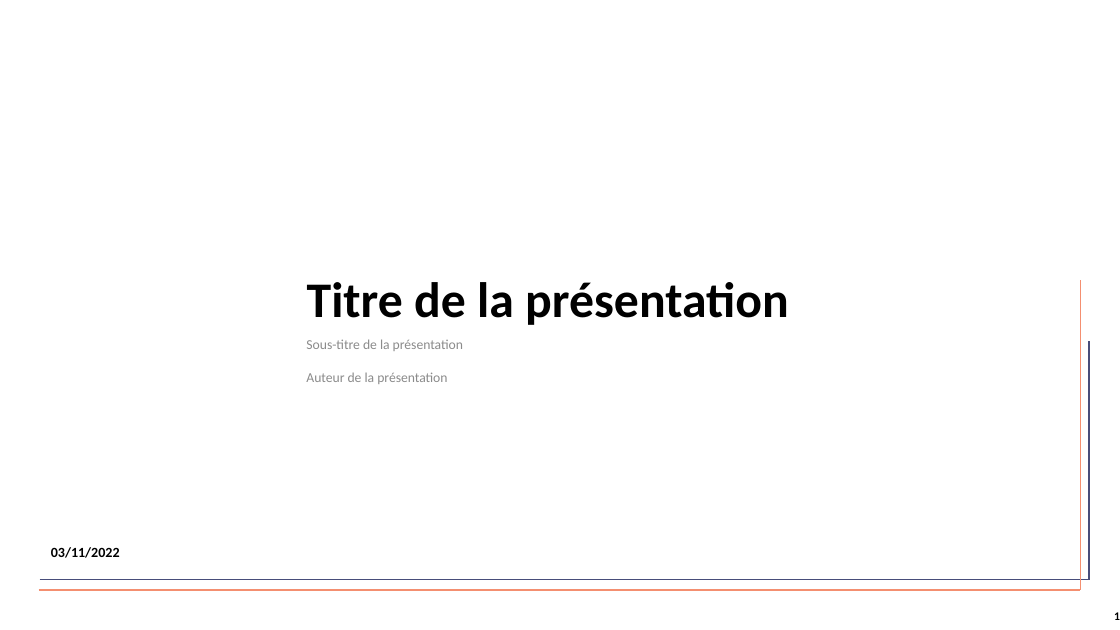
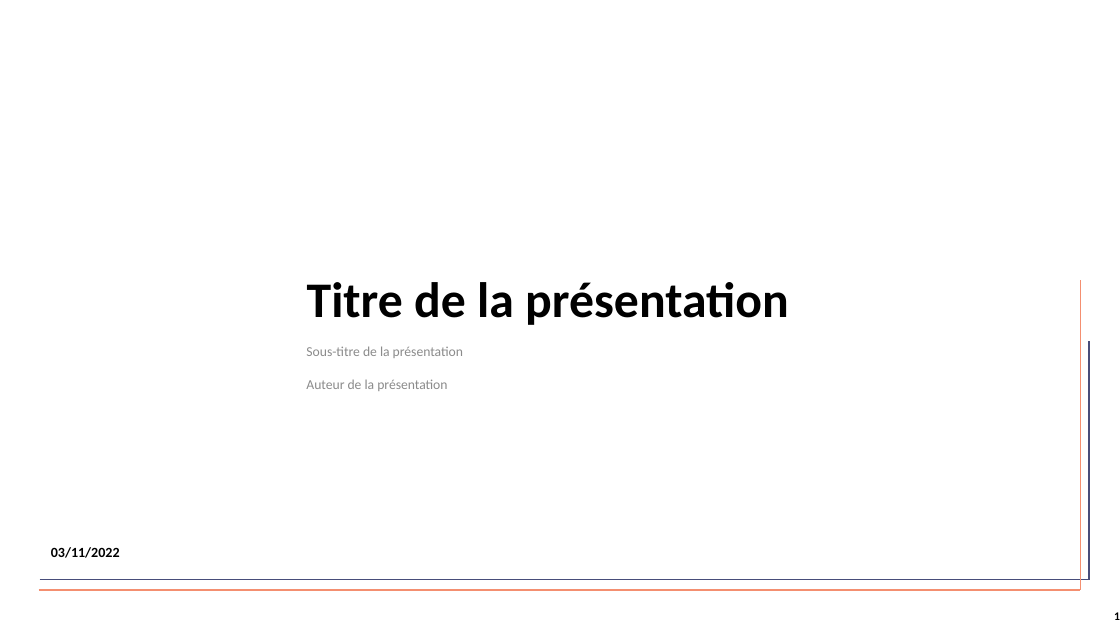
Before and after one commit to spyrales/quarto-gouv, a slide deck: slide 1 of _extensions/presentation-gouv/ressources/template_presentation.pptx. Drawn at 1120x630 pixels with LibreOffice and Linux fonts; fonts in the diff are those of the drawing; background and template pictures are left out. Boxes give left, top, right and bottom in pixels: in the first picture for what was removed or moved away, otherwise in the second. Text is boxed around its words. In the diff, an @@ line names an element or a change of style, - is before the commit and + after.

```diff
--- a/_extensions/presentation-gouv/ressources/template_presentation.pptx
+++ b/_extensions/presentation-gouv/ressources/template_presentation.pptx
@@ subtitle "Sous-titre de la présentation Auteur ...": place and size @@
-subtitle "Sous-titre de la présentation Auteur ..." at [306,339,463,384]
+subtitle "Sous-titre de la présentation Auteur ..." at [306,346,463,391]
```
Also in this commit, not shown: 1 other slide changed.
